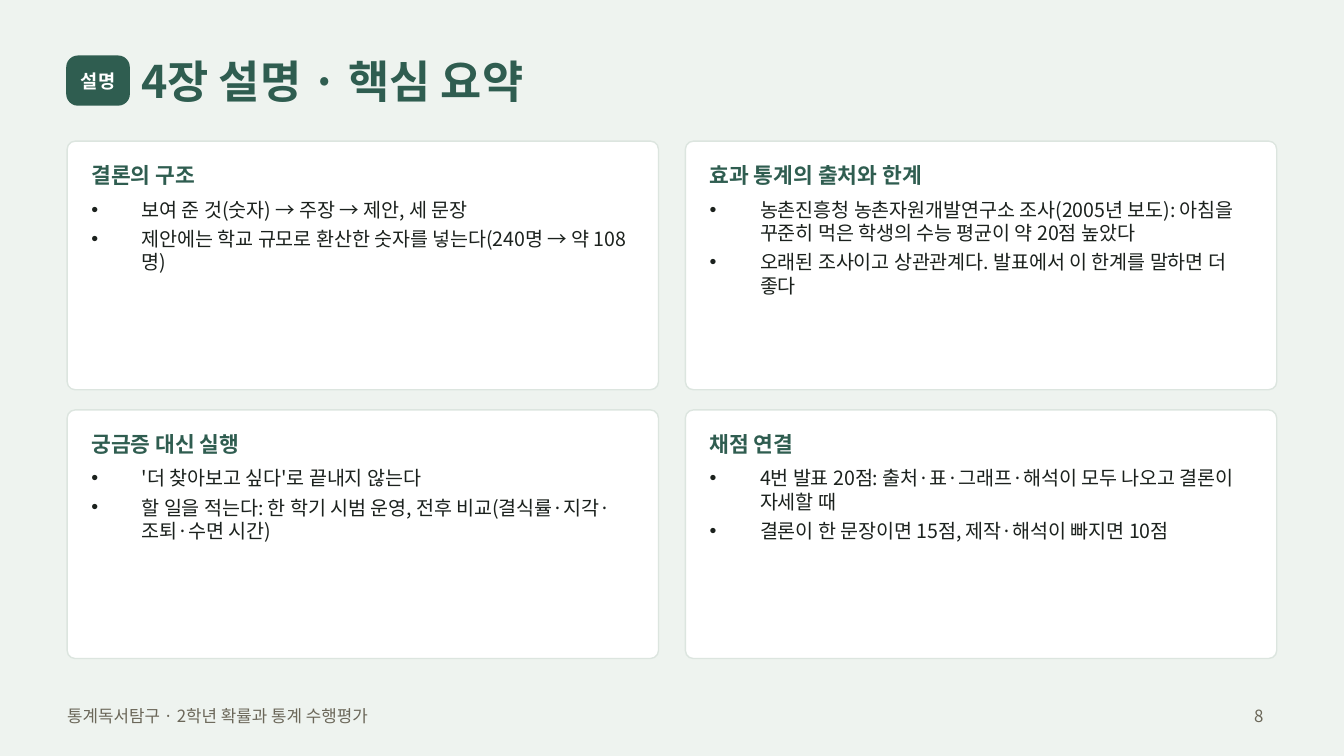
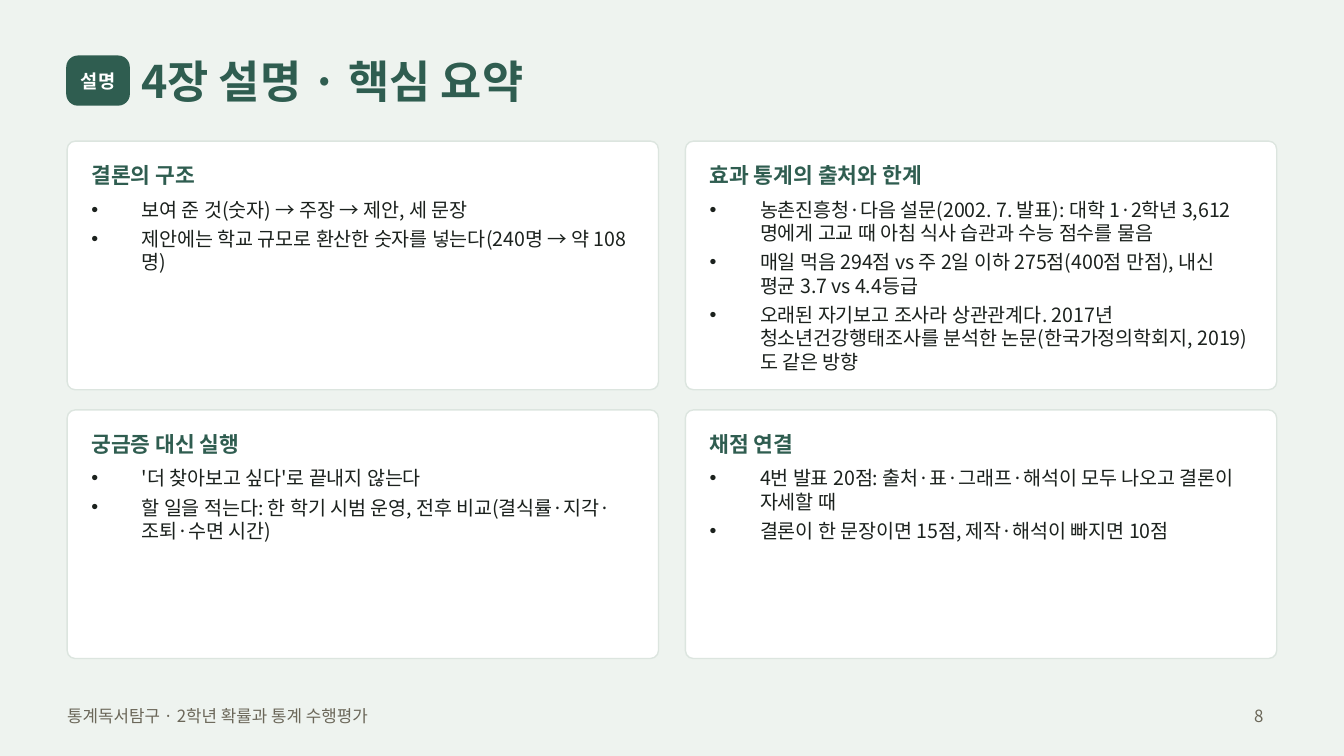
Before and after one commit to jaegeunsongsong/autobot, a slide deck: slide 8 of docs/2026-2학기-통계독서탐구-수행평가/발표예시-간호.pptx. Drawn at 1344x756 pixels with LibreOffice and Linux fonts; fonts in the diff are those of the drawing. Boxes give left, top, right and bottom in pixels: in the first picture for what was removed or moved away, otherwise in the second. Text is boxed around its words. In the diff, an @@ line names an element or a change of style, - is before the commit and + after.

```diff
--- a/docs/2026-2학기-통계독서탐구-수행평가/발표예시-간호.pptx
+++ b/docs/2026-2학기-통계독서탐구-수행평가/발표예시-간호.pptx
@@ text at bbox=[760, 200, 1247, 371]: text changed @@
-• 농촌진흥청 농촌자원개발연구소 조사(2005년 보도): 아침을 꾸준히 먹은 학생의 수능 평균이 약 20점 높았다
-• 오래된 조사이고 상관관계다. 발표에서 이 한계를 말하면 더 좋다
+• 농촌진흥청·다음 설문(2002. 7. 발표): 대학 1·2학년 3,612명에게 고교 때 아침 식사 습관과 수능 점수를 물음
+• 매일 먹음 294점 vs 주 2일 이하 275점(400점 만점), 내신 평균 3.7 vs 4.4등급
+• 오래된 자기보고 조사라 상관관계다. 2017년 청소년건강행태조사를 분석한 논문(한국가정의학회지, 2019)도 같은 방향
```
Also in this commit, not shown: 1 other slide changed, 11 other files.
